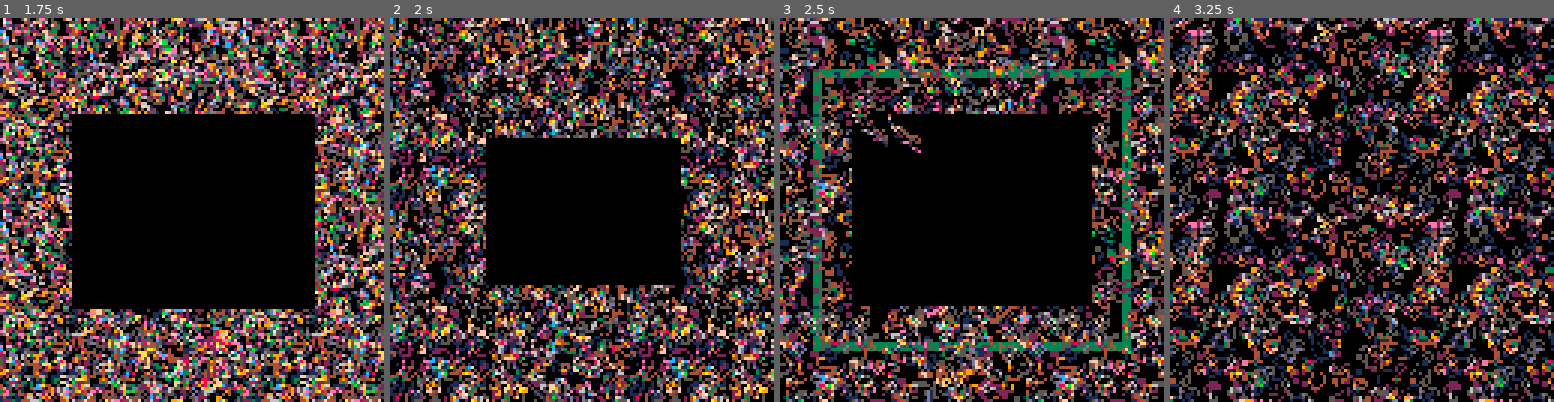
Above: before the commit, frames 1-4 (left to right).
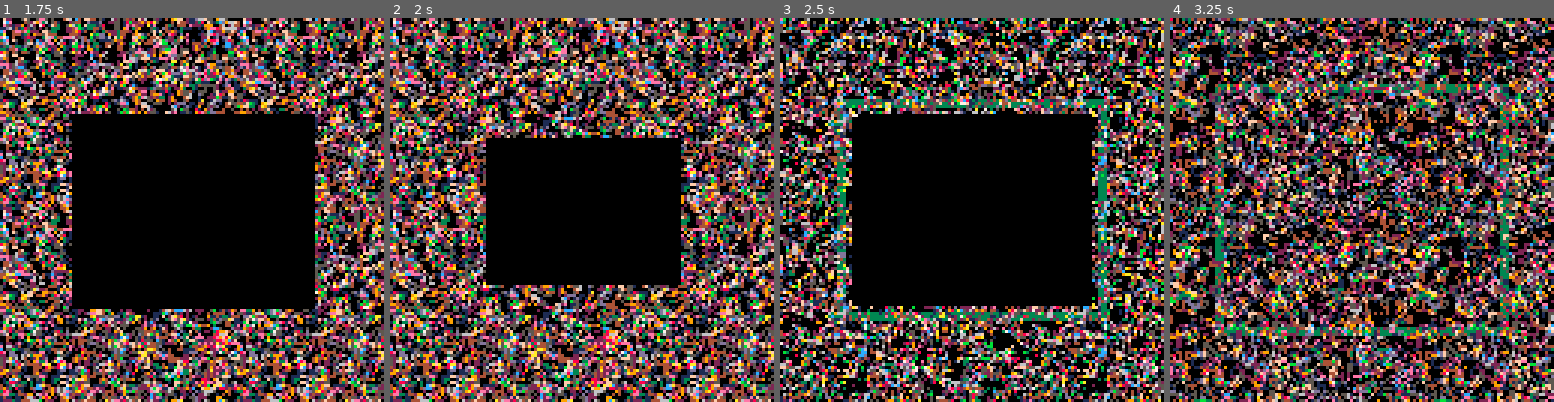
Above: after the commit, the same moments.

Repository: erwinbonsma/PicoGarden
Game: PICO-8 cartridge picogarden.p8
Same seed, same stepped clock (60 frames per second), same inputs: the game is played once before the commit and once after it.
Inputs:
- Up to frame 1 (1.75 s): tap X (X key) at 0.33, 1.07 s; tap O (Z key) at 0.7, 1.7 s; hold Right from 1.6 s (still down)
- Up to frame 2 (2 s): keep holding Right; tap X (X key) at 1.85 s
- Up to frame 3 (2.5 s): release Right at 2.1 s; tap O (Z key) at 2.1 s; hold Up 2.15-2.42 s; hold Right from 2.47 s (still down)
- Up to frame 4 (3.25 s): tap O (Z key) at 2.5, 2.9 s; tap X (X key) at 2.97 s; release Right at 3.03 s; hold Left from 3.08 s (still down)

Frame 1 is identical in both runs. In frame 2, 67% of the frame differs, in the area x 0-100%, y 0-100%; in frame 3, 56%; in frame 4, 79%.

Commit message:
Slowly ramp up simulation speed

Diff:
--- a/picogarden.p8
+++ b/picogarden.p8
@@ -962,6 +962,8 @@
  state.num_mutations=0
  state.btnx_hold=0
  state.fadein=32
+ state.target_wait=state.wait
+ state.wait=5
  state.history:reset()
 
  _draw=main_draw
@@ -1156,6 +1158,17 @@
  state.t+=1
  if state.t%(1<<state.wait)!=0 then
   return
+ end
+
+ if state.wait!=
+    state.target_wait and
+    state.t%16==0
+ then
+  if state.wait<state.target_wait then
+   state.wait+=1
+  else
+   state.wait-=1
+  end
  end
 
  local idx=
